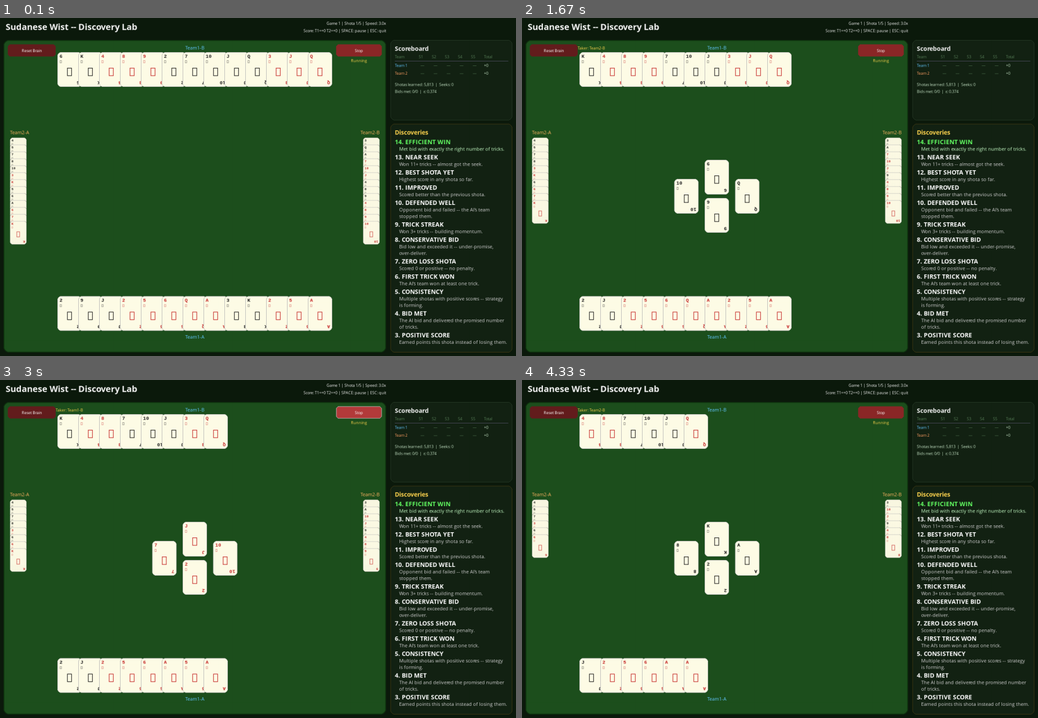
Above: before the commit, frames 1-4 (two rows, left to right).
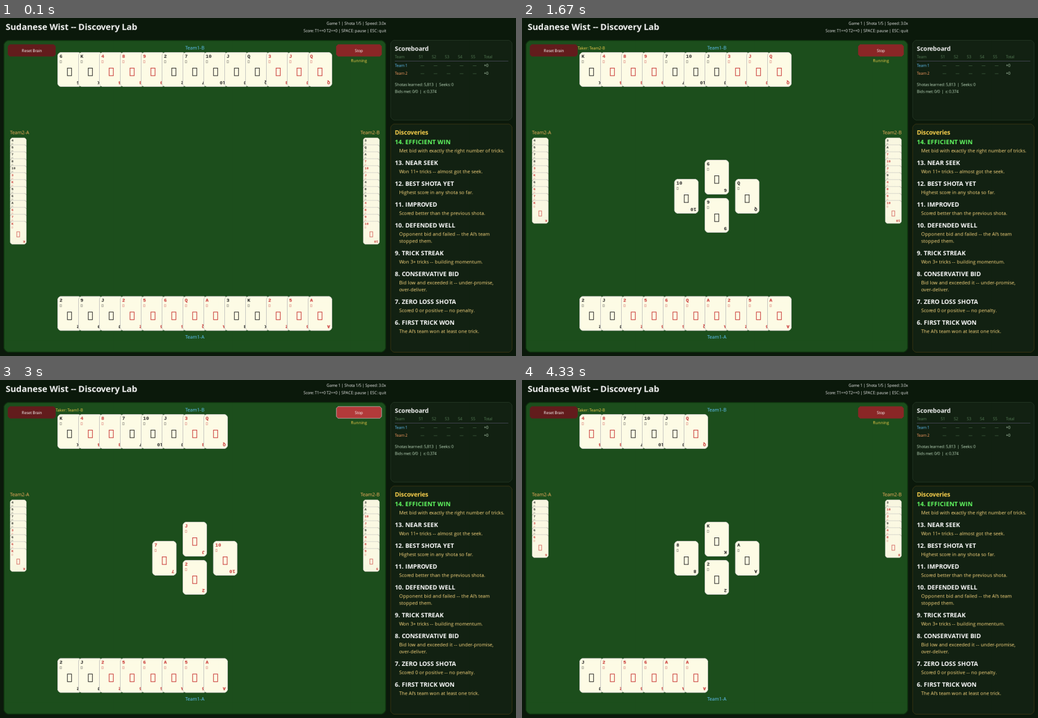
Above: after the commit, the same moments.

Repository: aamagzoub/engineering-intelligence
Game: pygame game, started from gui_wist_discovery/main.py
Same seed, same stepped clock (60 frames per second), same inputs: the game is played once before the commit and once after it.
Inputs (mouse positions are in pixels of both pictures, inside the frame that each line leads up to):
- Up to frame 1 (0.1 s): no input
- Up to frame 2 (1.67 s): click (780, 210) at 0.88 s
- Up to frame 3 (3 s): click "Total" at 1.72 s; tap Space at 2.5 s; click "Resume" at 2.88 s
- Up to frame 4 (4.33 s): click (692, 434) at 3.22 s

The runs differ from the first frame. In frame 1, 3.7% of the frame differs, in the area x 76-99%, y 38-97%; in frame 2, 3.7%; in frame 3, 3.7%; in frame 4, 3.7%.

Commit message:
Discoveries UI: structured lines, warm yellow desc, blue-gray stats, more spacing, shota in title, compute times

Diff:
--- a/gui_wist_discovery/main.py
+++ b/gui_wist_discovery/main.py
@@ -745,10 +745,10 @@
             desc = (
                 f"{base_desc}\n"
                 f"Total compute: {total_str} | Since last: {delta_str}\n"
-                f"Shota: #{stats['episodes']} | Win rate: {stats['win_rate']:.0f}% | Bid accuracy: {stats['bid_accuracy']:.0f}%"
+                f"Win rate: {stats['win_rate']:.0f}% | Bid accuracy: {stats['bid_accuracy']:.0f}%"
             )
 
-            self._milestones_list.append((title, desc))
+            self._milestones_list.append((f"{title} (#{stats['episodes']})", desc))
             self._log(f"  ** DISCOVERED: {title} **")
 
     @staticmethod
@@ -1291,31 +1291,41 @@
                 is_latest = (i == 0)
 
                 # Don't render if there's no room for title + at least one desc line.
-                if y + 18 + 15 > disc_rect.bottom - 15:
+                if y + 22 + 16 > disc_rect.bottom - 15:
                     break
 
                 title_color = (100, 255, 100) if is_latest else (255, 255, 255)
                 self.screen.blit(self.fonts["large"].render(
                     f"{num}. {title_text}", True, title_color), (px + 10, y))
-                y += 18
-
-                desc_color = (200, 255, 200) if is_latest else (210, 210, 210)
+                y += 22  # Space after title.
+
                 desc_font = self.fonts["medium"]
-                words = desc_text.split()
-                line = ""
-                for w in words:
-                    test = line + " " + w if line else w
-                    if desc_font.size(test)[0] < panel_text_w:
-                        line = test
+                # Render each line separately (split on \n), then word-wrap within each.
+                for line_idx, line_part in enumerate(desc_text.split("\n")):
+                    # First line (description) in warm yellow, rest in light gray.
+                    if line_idx == 0:
+                        line_color = (255, 220, 130)  # Warm yellow for description.
                     else:
-                        if y > disc_rect.bottom - 20:
-                            break
-                        self.screen.blit(desc_font.render(line, True, desc_color), (px + 20, y))
-                        y += 15
-                        line = w
-                if line and y <= disc_rect.bottom - 20:
-                    self.screen.blit(desc_font.render(line, True, desc_color), (px + 20, y))
-                    y += 17
+                        line_color = (170, 190, 210)  # Light blue-gray for stats/times.
+
+                    words = line_part.split()
+                    line = ""
+                    for w in words:
+                        test = line + " " + w if line else w
+                        if desc_font.size(test)[0] < panel_text_w:
+                            line = test
+                        else:
+                            if y > disc_rect.bottom - 20:
+                                break
+                            self.screen.blit(desc_font.render(line, True, line_color), (px + 20, y))
+                            y += 16
+                            line = w
+                    if line and y <= disc_rect.bottom - 20:
+                        self.screen.blit(desc_font.render(line, True, line_color), (px + 20, y))
+                        y += 16
+                    if y > disc_rect.bottom - 20:
+                        break
+                y += 10  # Breathing room between discoveries.
 
                 if y > disc_rect.bottom - 15:
                     break
